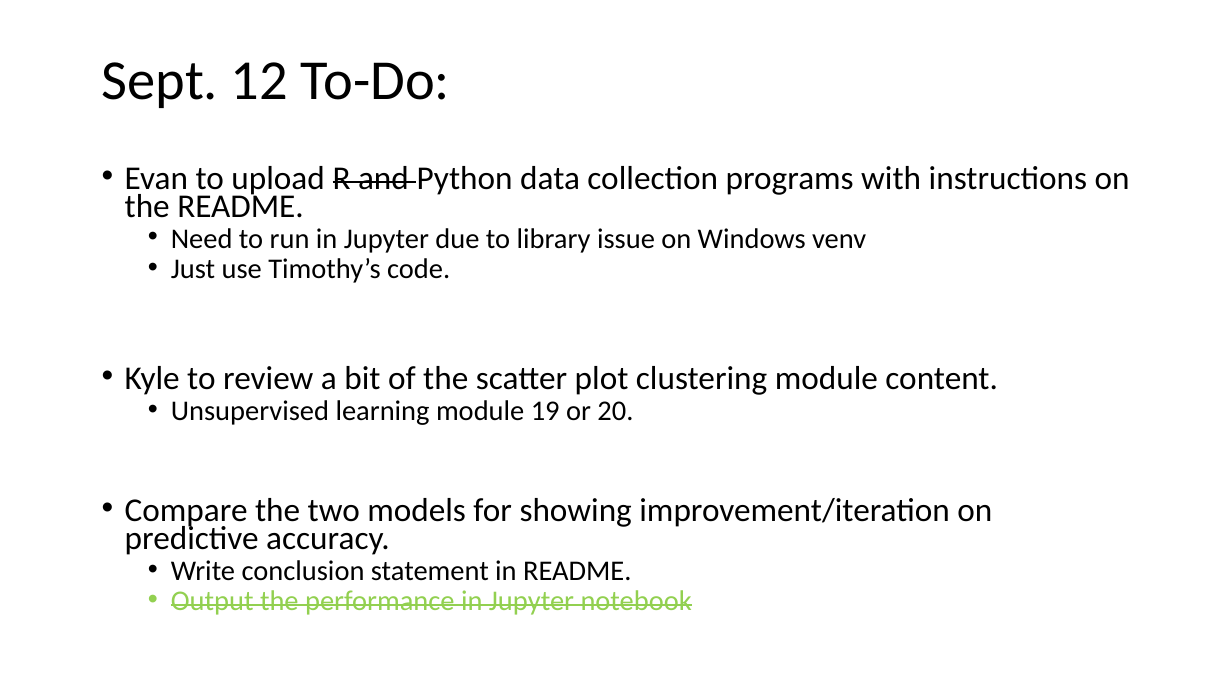
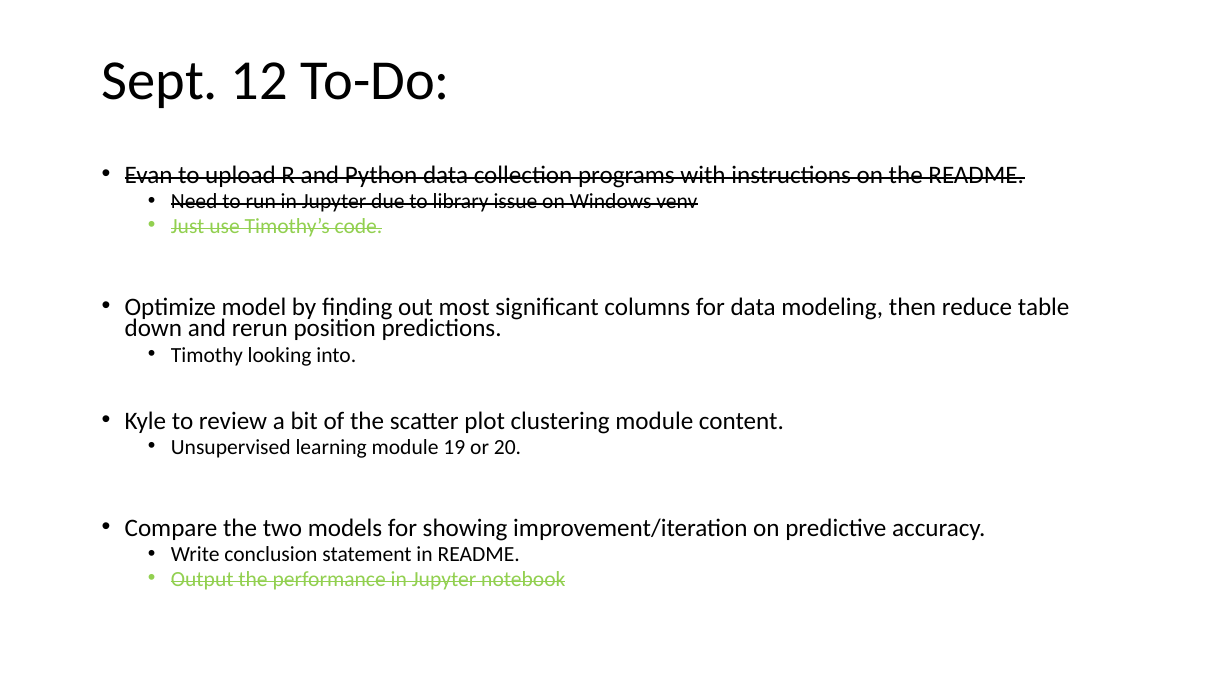
Before and after one commit to Evdawg/Project_4_FF_ML, a slide deck: slide 6 of Project_3_outline.pptm. Drawn at 1232x693 pixels with LibreOffice and Linux fonts; fonts in the diff are those of the drawing. Boxes give left, top, right and bottom in pixels: in the first picture for what was removed or moved away, otherwise in the second. Text is boxed around its words. In the diff, an @@ line names an element or a change of style, - is before the commit and + after.

```diff
--- a/Project_3_outline.pptm
+++ b/Project_3_outline.pptm
@@ text at [125,165,1024,590]: size 25.9 to 19.6 pt in "Evan to upload R and Python data ...", "Kyle to review a bit of the ...", "Compare the two models for showing improvement/iteration ..."; strikethrough on in "Evan to upload Python data collection programs ...", "Need to run in Jupyter due to ...", "Just use Timothy’s code."; size 22.2 to 16.8 pt in "Need to run in Jupyter due to ...", "Just use Timothy’s code.", "Unsupervised learning module 19 or 20.", "Write conclusion statement in README." and 1 more places; text colour #000000 to #92D050 in "Just use Timothy’s code." @@
@@ text at [125,297,1070,366]: paragraphs added @@
+• Optimize model by finding out most significant columns for data modeling, then reduce table down and rerun position predictions.
+  • Timothy looking into.
```
Also in this commit, not shown: 4 other slides changed, 2 other files.
